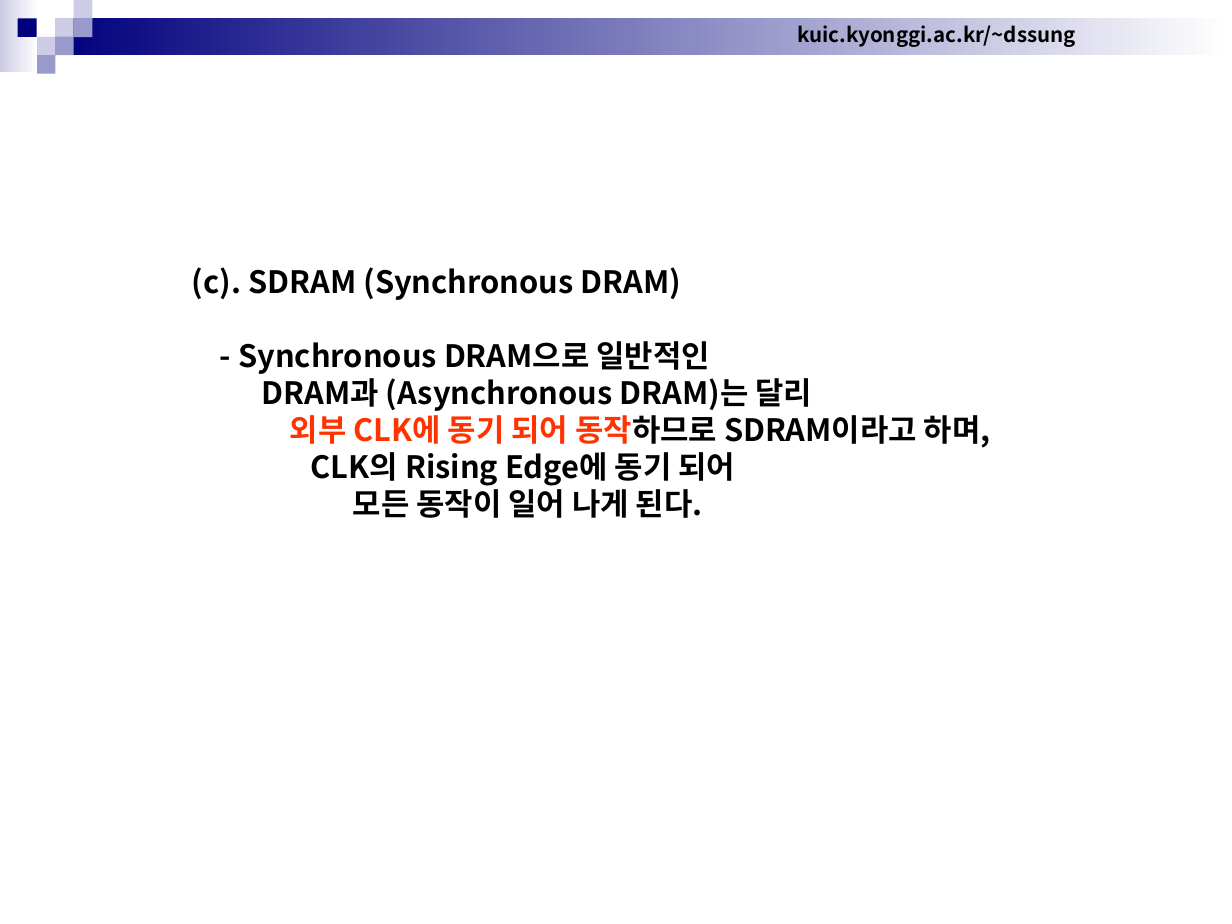
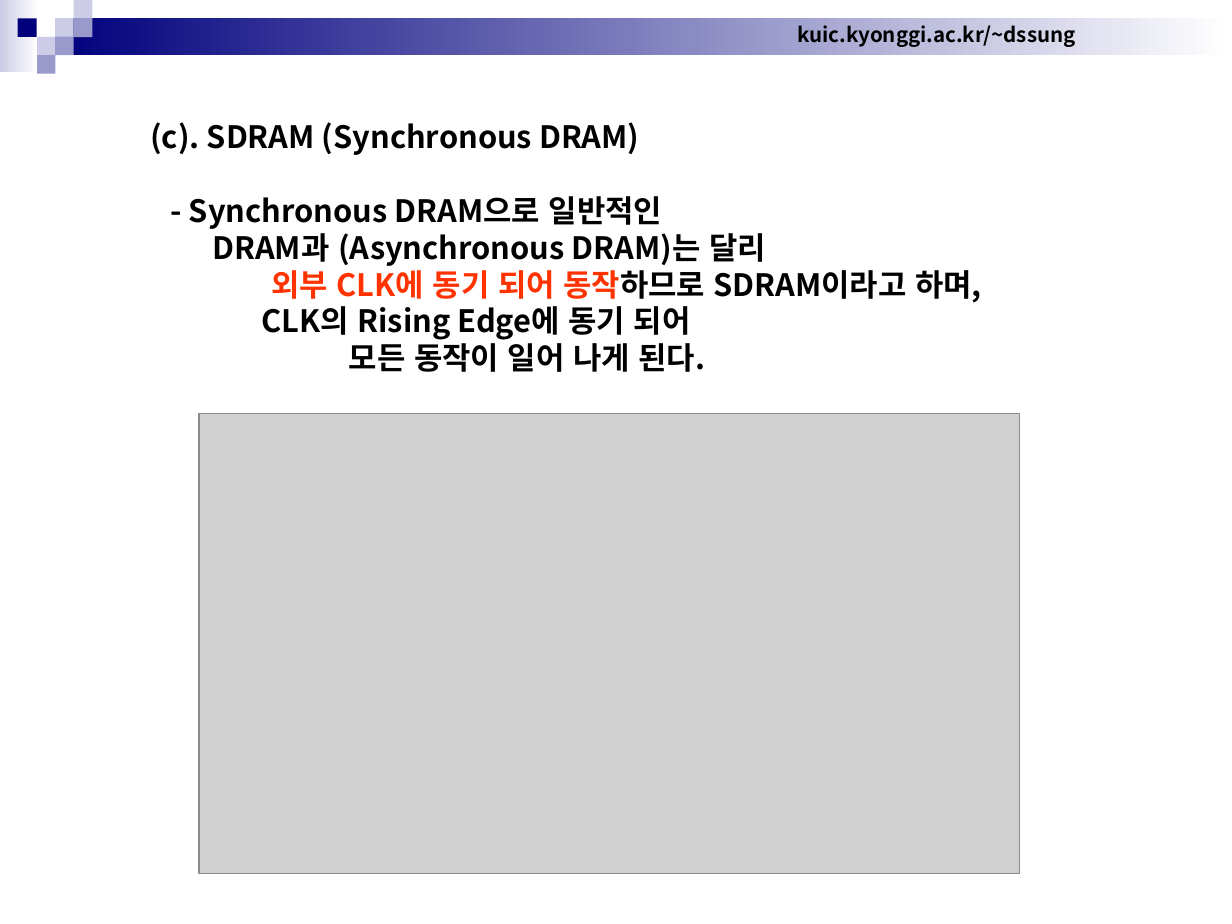
Before and after one commit to cocojk/major, a slide deck: slide 39 of arch3/Chapter7. Memory - DRAM.ppt. Drawn at 1232x924 pixels with LibreOffice and Linux fonts; fonts in the diff are those of the drawing; grey boxes stand for pictures. Boxes give left, top, right and bottom in pixels: in the first picture for what was removed or moved away, otherwise in the second. Text is boxed around its words. In the diff, an @@ line names an element or a change of style, - is before the commit and + after.

```diff
--- a/arch3/Chapter7. Memory - DRAM.ppt
+++ b/arch3/Chapter7. Memory - DRAM.ppt
@@ text "(c). SDRAM (Synchronous DRAM)" rewrapped from [192, 267, 991, 518] to [150, 122, 982, 372] @@
@@ picture added at [198, 414, 1019, 875] @@
```
Also in this commit, not shown: 58 other slides changed, 3 other files.
